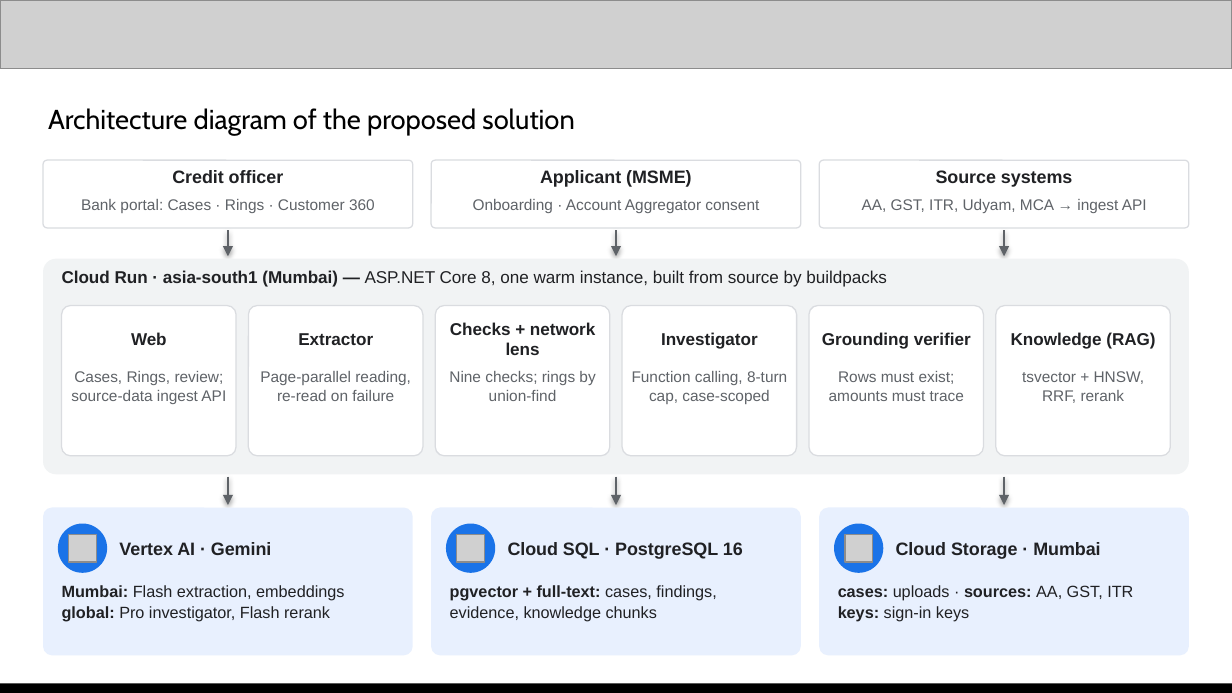
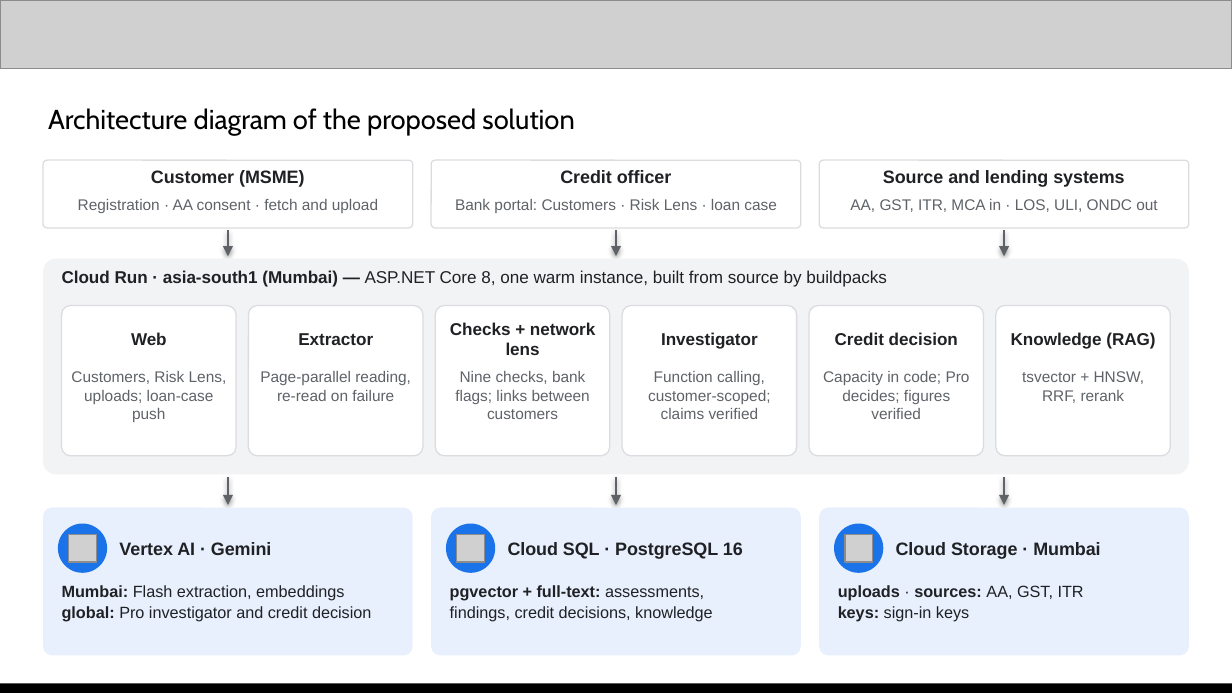
Before and after one commit to abhinavmukwane/FinRiskLensAI-RAG-V2, a slide deck: slide 7 of Doc/FinRiskLens_AI_Builder_Cup_2026.pptx. Drawn at 1232x693 pixels with LibreOffice and Linux fonts; fonts in the diff are those of the drawing; grey boxes stand for pictures. Boxes give left, top, right and bottom in pixels: in the first picture for what was removed or moved away, otherwise in the second. Text is boxed around its words. In the diff, an @@ line names an element or a change of style, - is before the commit and + after.

Commit message:
#Customer-wise only: case pages and Rings page removed; deck and docs to the customer flow
- Case page and Rings page/menu removed; Risk Lens actions moved to RiskLensController (/risk-lens)
- Customer links stay in each Risk Lens Network section, naming the linked customers
- A confirmed finding keeps blocking the loan case; only a dismissed one stops counting
- Deck: team AS FinTech Developer, customer flow, new snapshots; README, architecture, plan and video script updated

```diff
--- a/Doc/FinRiskLens_AI_Builder_Cup_2026.pptx
+++ b/Doc/FinRiskLens_AI_Builder_Cup_2026.pptx
@@ text at (x1=151, y1=170, x2=304, y2=187): text changed @@
-Credit officer
+Customer (MSME)
@@ text at (x1=560, y1=170, x2=672, y2=183): text changed @@
-Applicant (MSME)
+Credit officer
@@ text at (x1=883, y1=170, x2=1124, y2=187): text changed @@
-Source systems
+Source and lending systems
@@ text at (x1=78, y1=199, x2=378, y2=213): text changed @@
-Bank portal: Cases · Rings · Customer 360
+Registration · AA consent · fetch and upload
@@ text at (x1=455, y1=199, x2=777, y2=213): text changed @@
-Onboarding · Account Aggregator consent
+Bank portal: Customers · Risk Lens · loan case
@@ text at (x1=850, y1=199, x2=1157, y2=212): text changed @@
-AA, GST, ITR, Udyam, MCA → ingest API
+AA, GST, ITR, MCA in · LOS, ULI, ONDC out
@@ text at (x1=835, y1=332, x2=958, y2=345): text changed @@
-Grounding verifier
+Credit decision
@@ text at (x1=71, y1=371, x2=227, y2=422): text changed @@
-Cases, Rings, review; source-data ingest API
+Customers, Risk Lens, uploads; loan-case push
@@ text at (x1=455, y1=371, x2=590, y2=419): text changed @@
-Nine checks; rings by union-find
+Nine checks, bank flags; links between customers
@@ text at (x1=648, y1=371, x2=770, y2=419): text changed @@
-Function calling, 8-turn cap, case-scoped
+Function calling, customer-scoped; claims verified
@@ text at (x1=823, y1=371, x2=970, y2=419): text changed @@
-Rows must exist; amounts must trace
+Capacity in code; Pro decides; figures verified
@@ text at (x1=450, y1=585, x2=713, y2=622): text changed @@
-pgvector + full-text: cases, findings,
-evidence, knowledge chunks
+pgvector + full-text: assessments,
+findings, credit decisions, knowledge
@@ text at (x1=838, y1=585, x2=1084, y2=601): text changed; bold on @@
-cases: uploads · sources: AA, GST, ITR
+uploads · sources: AA, GST, ITR
@@ text at (x1=62, y1=606, x2=371, y2=622): text changed @@
-global: Pro investigator, Flash rerank
+global: Pro investigator and credit decision
```
Also in this commit, not shown: 14 other slides changed, 2 slides removed, 25 other files.
